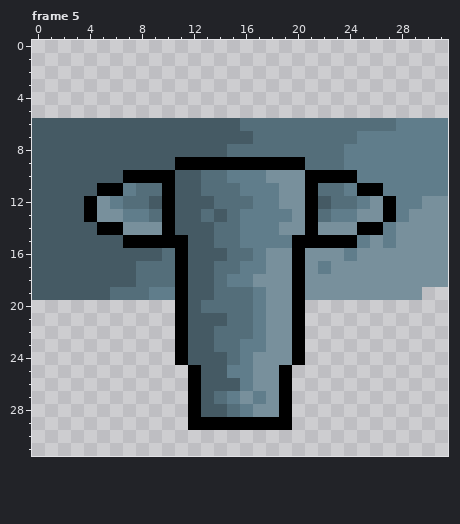
Pixel-art file, stored at ScrollShooter/res/BossCannonV2Right.aseprite. That is the earlier state.
32x32 pixels, 5 frames. Shown: frame 5. The commit also changed other frames, which this record leaves out.
Once edited:
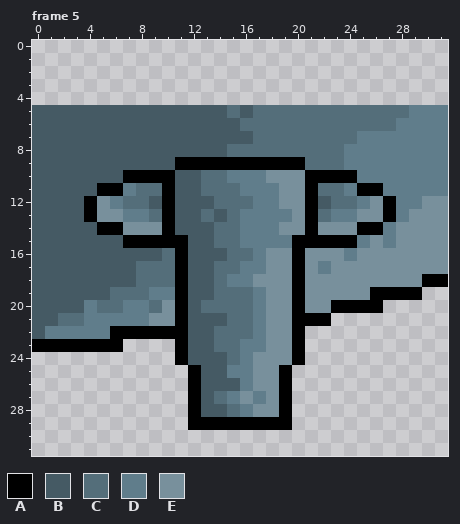
Palette (. is transparent): A #000000  B #455a64  C #546e7a  D #607d8b  E #78909c
Edits made:
{"where": "frame 5, layer \"BG\""}
{"frame":5,"y":5,"x":0,"old":"................................","new":"BBBBBBBBBBBBBBBCBCCCCCCCCCCCCDDD"}
{"frame":5,"y":18,"x":30,"old":"EE","new":"AA"}
{"frame":5,"y":19,"x":26,"old":"EEEE","new":"AAAA"}
{"frame":5,"y":20,"x":0,"old":"...........","new":"BBBBDCCDDCE"}
{"frame":5,"y":20,"x":21,"old":"......","new":"EEAAAA"}
{"frame":5,"y":21,"x":0,"old":"...........","new":"BBCCDDDDDEE"}
{"frame":5,"y":21,"x":21,"old":"..","new":"AA"}
{"frame":5,"y":22,"x":0,"old":"...........","new":"BDDDDDAAAAA"}
{"frame":5,"y":23,"x":0,"old":".......","new":"AAAAAAA"}
